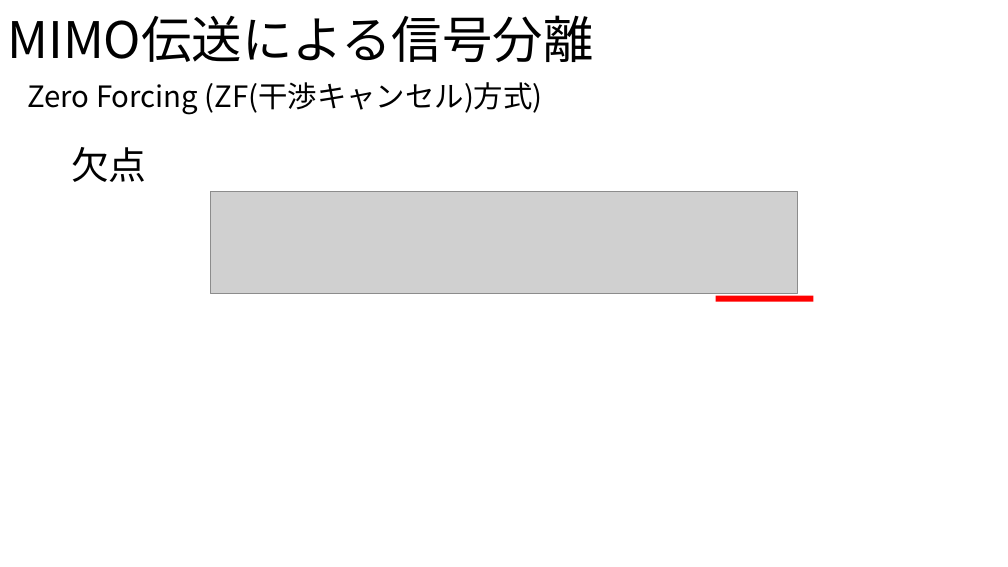
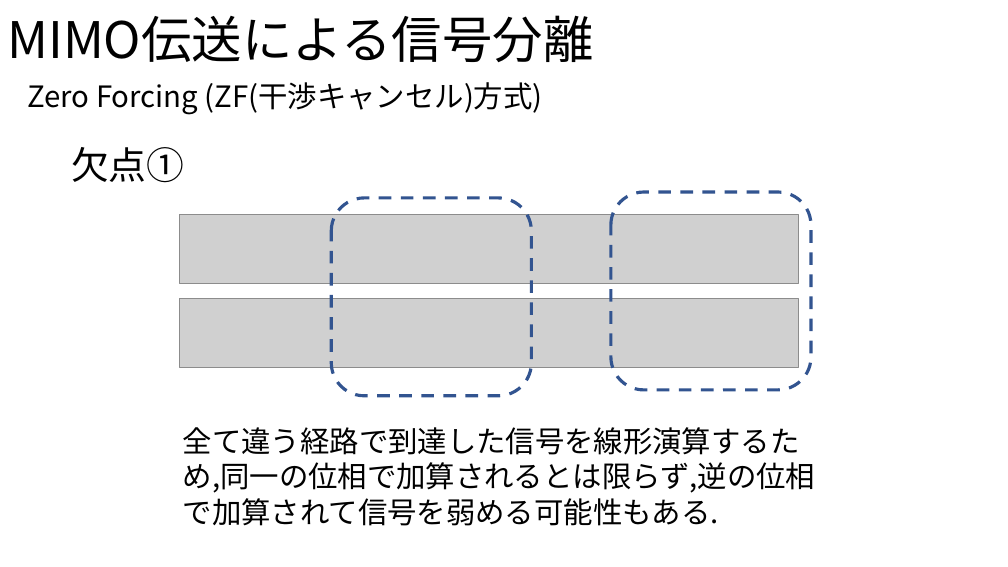
Before and after one commit to ryoww/seminar, a slide deck: slide 7 of MIMO/MIMO.pptx. Drawn at 1008x567 pixels with LibreOffice and Linux fonts; fonts in the diff are those of the drawing; grey boxes stand for pictures. Boxes give left, top, right and bottom in pixels: in the first picture for what was removed or moved away, otherwise in the second. Text is boxed around its words. In the diff, an @@ line names an element or a change of style, - is before the commit and + after.

```diff
--- a/MIMO/MIMO.pptx
+++ b/MIMO/MIMO.pptx
@@ text at (x1=71, y1=147, x2=184, y2=183): text changed @@
-欠点
+欠点①
@@ rounded rectangle added at (x1=331, y1=198, x2=532, y2=396), outline #325491 3 pt dashed @@
@@ rounded rectangle added at (x1=611, y1=192, x2=811, y2=390), outline #325491 3 pt dashed @@
@@ picture resized from (x1=210, y1=191, x2=797, y2=293) to (x1=179, y1=215, x2=799, y2=284) @@
@@ picture added at (x1=179, y1=299, x2=799, y2=368) @@
@@ rectangle removed at (x1=716, y1=296, x2=814, y2=302) @@
@@ text added at (x1=183, y1=427, x2=815, y2=526), 28 pt, text #000000 @@
+全て違う経路で到達した信号を線形演算するため,同一の位相で加算されるとは限らず,逆の位相で加算されて信号を弱める可能性もある.
```
Also in this commit, not shown: 1 other slide changed, 1 slide added.
